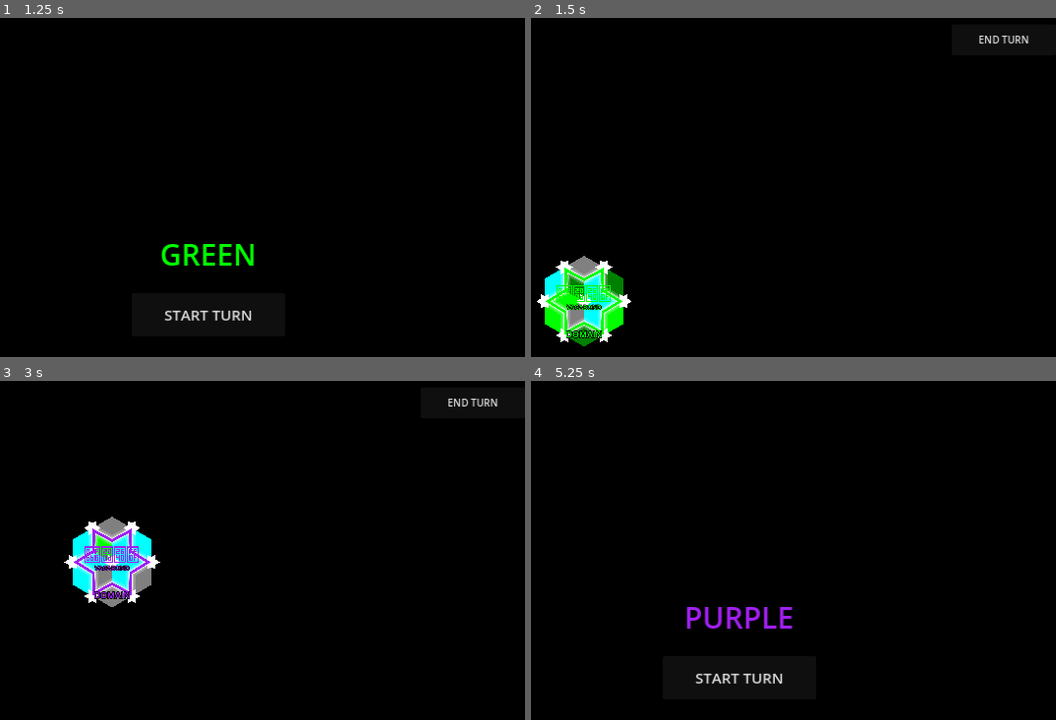
Above: before the commit, frames 1-4 (two rows, left to right).
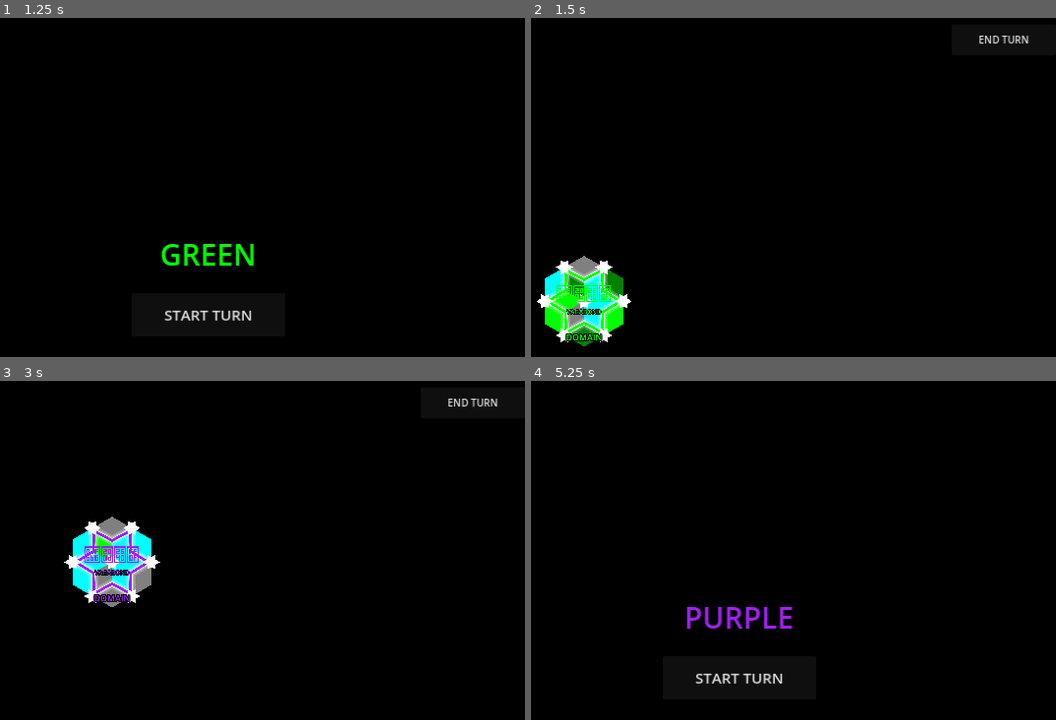
Above: after the commit, the same moments.

Repository: Cy13eruna/VyV
Game: Godot game, scene res://main.tscn
Same seed, same stepped clock (60 frames per second), same inputs: the game is played once before the commit and once after it.
Inputs:
- Up to frame 1 (1.25 s): click "2" at 0.5 s
- Up to frame 2 (1.5 s): click "START TURN" at 1.25 s
- Up to frame 3 (3 s): click "END TURN" at 2 s; click "START TURN" at 2.75 s
- Up to frame 4 (5.25 s): click "END TURN" at 3.5 s; click "START TURN" at 4.25 s; click "END TURN" at 5 s

Frame 1 is identical in both runs. In frame 2, 0.4% of the frame differs, in the area x 2-18%, y 73-96%; in frame 3, 0.4%, in the area x 14-29%, y 43-66%; in frame 4, nothing differs.

Commit message:
Titles Alignments

Diff:
--- a/src/systems/entities/Domain.gd
+++ b/src/systems/entities/Domain.gd
@@ -5,25 +5,41 @@
 var outer_r: float
 var inner_r: float
 var tile_size: float = 64.0
-
 var high_res_font: SystemFont
+var label_node: Node2D
 
 func _ready() -> void:
 	_setup_high_res_font()
-	self.z_index = 5
+
+	# --- CONFIGURAÇÃO DA ESTRELA (BASE) ---
+	# Definimos um Z bem baixo para ficar atrás dos NodesLayer (z=2) e Indicators (z=1)
+	self.z_index = -5
+	self.z_as_relative = false # Garante que o -10 seja absoluto no mundo 2D
 	self.texture_filter = CanvasItem.TEXTURE_FILTER_LINEAR_WITH_MIPMAPS
+
+	_create_text_node()
 
 	if Signals.has_signal("domains_visibility_updated"):
 		if not Signals.domains_visibility_updated.is_connected(_on_visibility_updated):
 			Signals.domains_visibility_updated.connect(_on_visibility_updated)
 
 func _setup_high_res_font() -> void:
+	if high_res_font: return
 	high_res_font = SystemFont.new()
 	high_res_font.multichannel_signed_distance_field = true
 	high_res_font.msdf_pixel_range = 16
 	high_res_font.msdf_size = 128
 	high_res_font.set_antialiasing(1)
 	high_res_font.generate_mipmaps = true
+
+func _create_text_node() -> void:
+	# Criamos um nó separado para o texto para que ele ignore o Z negativo do pai
+	label_node = Node2D.new()
+	label_node.name = "DomainLabel"
+	label_node.z_index = 200 # No topo absoluto (acima de unidades z=10)
+	label_node.z_as_relative = false # Força o Z 200 independente do pai ser -10
+	add_child(label_node)
+	label_node.draw.connect(_draw_label)
 
 func setup_domain(p_world_pos: Vector2, p_grid_pos: Vector2, p_color: Color, p_owner_id: int, p_tile_size: float) -> void:
 	self.tile_size = p_tile_size
@@ -33,6 +49,7 @@
 	self.outer_r = tile_size * 0.92
 	self.inner_r = tile_size * 0.55
 	queue_redraw()
+	if label_node: label_node.queue_redraw()
 
 func _on_visibility_updated(visible_domains: Array) -> void:
 	var is_visible_to_player = false
@@ -43,42 +60,50 @@
 	self.visible = is_visible_to_player
 
 func _draw() -> void:
-	if not high_res_font: return
-
+	# --- DESENHA APENAS A ESTRELA (Z = -10) ---
 	var upscale = 4.0
 	var downscale = 1.0 / upscale
 	draw_set_transform(Vector2.ZERO, 0.0, Vector2(downscale, downscale))
 
-	# 1. Preparação dos pontos da Estrela
 	var pts = PackedVector2Array()
 	for i in range(13):
 		var angle = deg_to_rad(i * 30 - 30)
 		var r = (outer_r if i % 2 != 0 else inner_r) * upscale
 		pts.append(Vector2(cos(angle), sin(angle)) * r)
 
-	# --- EFEITO DE LUZ DA ESTRELA ---
+	# Efeito de brilho
 	draw_polyline(pts, Color(1, 1, 1, 0.2), 16.0 * upscale, true)
 	draw_polyline(pts, Color(1, 1, 1, 0.4), 10.0 * upscale, true)
 	draw_polyline(pts, Color(1, 1, 1, 0.7), 6.0 * upscale, true)
 	draw_polyline(pts, entity_color, 4.0 * upscale, true)
 
-	# 2. Desenho do Texto "DOMAIN"
+	draw_set_transform(Vector2.ZERO, 0.0, Vector2.ONE)
+
+func _draw_label() -> void:
+	# --- DESENHA APENAS O TEXTO (Z = 200) ---
+	if not high_res_font: return
+
+	var upscale = 4.0
+	var downscale = 1.0 / upscale
+	label_node.draw_set_transform(Vector2.ZERO, 0.0, Vector2(downscale, downscale))
+
 	var text = "DOMAIN"
 	var font_size = 56
 	var text_size = high_res_font.get_string_size(text, HORIZONTAL_ALIGNMENT_CENTER, -1, font_size)
-	var text_pos = Vector2(-text_size.x / 2.0, (outer_r * upscale))
 
-	# --- SIMULAÇÃO DE OUTLINE (Compatível com todas as versões 4.x) ---
-	# Desenhamos o texto em branco 4 vezes com micro-deslocamentos para criar um contorno grosso
-	var o_dist = 4.0 # Distância do "outline" no espaço upscaled
+	# Flutuando um pouco acima da ponta da estrela
+	var text_pos = Vector2(-text_size.x / 2.0, (outer_r * upscale) + 20.0)
+
+	# Outline em 8 direções para legibilidade total
+	var o_dist = 6.0
 	var outline_color = Color.BLACK
+	var dirs = [
+		Vector2(1,1), Vector2(-1,1), Vector2(1,-1), Vector2(-1,-1),
+		Vector2(1,0), Vector2(-1,0), Vector2(0,1), Vector2(0,-1)
+	]
 
-	draw_string(high_res_font, text_pos + Vector2(o_dist, o_dist), text, HORIZONTAL_ALIGNMENT_CENTER, -1, font_size, outline_color)
-	draw_string(high_res_font, text_pos + Vector2(-o_dist, o_dist), text, HORIZONTAL_ALIGNMENT_CENTER, -1, font_size, outline_color)
-	draw_string(high_res_font, text_pos + Vector2(o_dist, -o_dist), text, HORIZONTAL_ALIGNMENT_CENTER, -1, font_size, outline_color)
-	draw_string(high_res_font, text_pos + Vector2(-o_dist, -o_dist), text, HORIZONTAL_ALIGNMENT_CENTER, -1, font_size, outline_color)
+	for d in dirs:
+		label_node.draw_string(high_res_font, text_pos + (d * o_dist), text, HORIZONTAL_ALIGNMENT_CENTER, -1, font_size, outline_color)
 
-	# --- TEXTO PRINCIPAL ---
-	draw_string(high_res_font, text_pos, text, HORIZONTAL_ALIGNMENT_CENTER, -1, font_size, entity_color)
-
-	draw_set_transform(Vector2.ZERO, 0.0, Vector2.ONE)
+	label_node.draw_string(high_res_font, text_pos, text, HORIZONTAL_ALIGNMENT_CENTER, -1, font_size, entity_color)
+	label_node.draw_set_transform(Vector2.ZERO, 0.0, Vector2.ONE)
--- a/src/systems/entities/Vagabond.gd
+++ b/src/systems/entities/Vagabond.gd
@@ -79,12 +79,9 @@
 	var emoji_size = _high_res_font.get_string_size(emoji.text, HORIZONTAL_ALIGNMENT_CENTER, -1, 112)
 	emoji.custom_minimum_size = emoji_size
 
-	# vertical_offset compensa o respiro interno da fonte do emoji.
-	# Aumente este valor (ex: 15, 20) para descer mais os pés.
 	var vertical_offset = 12.0
 
-	# X: Centralizado
-	# Y: -Altura total + offset para descer e encostar os pés no (0,0)
+	# Pés no chão (0,0)
 	emoji.position = Vector2(-emoji_size.x / 2.0, -emoji_size.y + vertical_offset)
 
 	hires_container.add_child(emoji)
@@ -106,11 +103,11 @@
 	label.vertical_alignment = VERTICAL_ALIGNMENT_CENTER
 	label.texture_filter = CanvasItem.TEXTURE_FILTER_LINEAR_WITH_MIPMAPS
 
-	# --- ALINHAMENTO DO TEXTO ---
+	# --- ALINHAMENTO DO TEXTO (DESCIDO PARA NÃO CONFLITAR COM DOMAIN) ---
 	var text_size = _high_res_font.get_string_size(label.text, HORIZONTAL_ALIGNMENT_CENTER, -1, 40)
 	label.custom_minimum_size = text_size
-	# Posicionado logo abaixo do ponto central
-	label.position = Vector2(-text_size.x / 2.0, 10)
+	# Aumentado de 10 para 80 para afastar do texto de Domain que aparece acima do nódulo
+	label.position = Vector2(-text_size.x / 2.0, 40)
 
 	hires_container.add_child(label)
 
--- a/src/systems/grid/GridPainter.gd
+++ b/src/systems/grid/GridPainter.gd
@@ -26,15 +26,22 @@
 func _setup_layers() -> void:
 	for child in get_children(): child.queue_free()
 
-	edges_layer = Node2D.new(); edges_layer.name = "EdgesLayer"; edges_layer.z_index = -1
+	# Camadas de fundo (Z-Index negativo para garantir que fiquem abaixo de entidades)
+	edges_layer = Node2D.new()
+	edges_layer.name = "EdgesLayer"
+	edges_layer.z_index = -5
 	add_child(edges_layer)
 	edges_layer.draw.connect(_draw_edges)
 
-	indicators_layer = Node2D.new(); indicators_layer.name = "IndicatorsLayer"; indicators_layer.z_index = 1
+	indicators_layer = Node2D.new()
+	indicators_layer.name = "IndicatorsLayer"
+	indicators_layer.z_index = -2
 	add_child(indicators_layer)
 	indicators_layer.draw.connect(_draw_indicators)
 
-	nodes_layer = Node2D.new(); nodes_layer.name = "NodesLayer"; nodes_layer.z_index = 2
+	nodes_layer = Node2D.new()
+	nodes_layer.name = "NodesLayer"
+	nodes_layer.z_index = -1
 	add_child(nodes_layer)
 	nodes_layer.draw.connect(_draw_nodes)
 
@@ -49,7 +56,8 @@
 		if is_instance_valid(edges_layer): edges_layer.queue_redraw()
 
 func _connect_signals() -> void:
-	Signals.visibility_changed.connect(_on_visibility_changed)
+	if Signals.has_signal("visibility_changed"):
+		Signals.visibility_changed.connect(_on_visibility_changed)
 
 func setup(p_data, p_size: float) -> void:
 	grid_data = p_data
